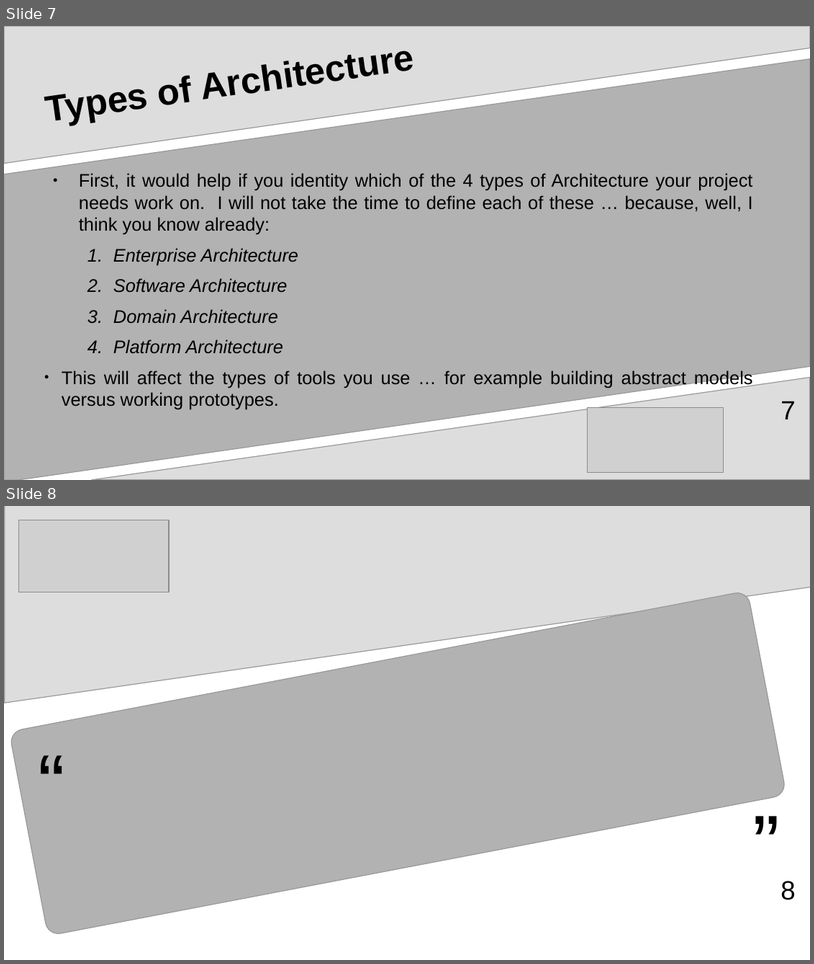
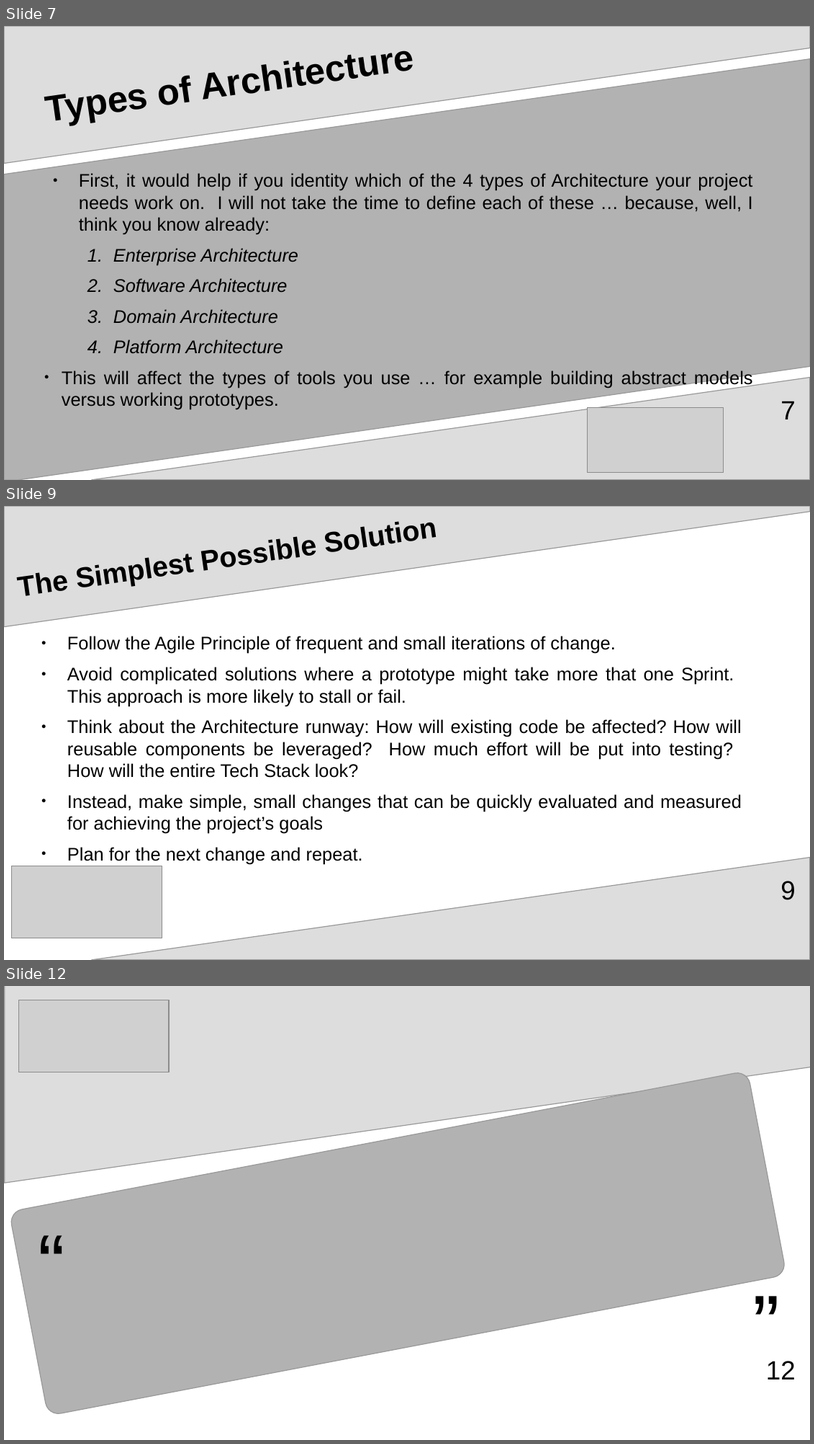
Before and after one commit to aventinesolutions/awsvsgcp-channel, a slide deck: ep001-ArchitectureDecisions/ep001-ArchitectureDecisions.odp. Shown one above the other, each under a label of ours: slides 7 and 8 before the commit, slides 7, 9 and 12 after it; the slides between them are not shown. The pictures are 814x964 and 814x1444 pixels, drawn with LibreOffice and Linux fonts; fonts in the diff are those of the drawing; grey boxes stand for pictures. Boxes give left, top, right and bottom in pixels: in the first picture for what was removed or moved away, otherwise in the second. Text is boxed around its words. In the diff, an @@ line names an element or a change of style, - is before the commit and + after.

```diff
--- a/ep001-ArchitectureDecisions/ep001-ArchitectureDecisions.odp
+++ b/ep001-ArchitectureDecisions/ep001-ArchitectureDecisions.odp
@@ slide 9 added at bbox=[4, 506, 810, 960], background #FFFFFF; not listed: 1 template element that a slide beside it also shows @@
@@ freeform shape added at bbox=[4, 506, 810, 627], fill #DDDDDD, outline #999999 0.85 pt @@
@@ text added at bbox=[67, 636, 742, 864], 18 pt, text #000000 @@
+● Follow the Agile Principle of frequent and small iterations of change.
+● Avoid complicated solutions where a prototype might take more that one Sprint. This approach is more likely to stall or fail.
+● Think about the Architecture runway: How will existing code be affected? How will reusable components be leveraged? How much effort will be put into testing? How will the entire Tech Stack look?
+● Instead, make simple, small changes that can be quickly evaluated and measured for achieving the project’s goals
+● Plan for the next change and repeat.
@@ title added at bbox=[125, 636, 150, 650], 28 pt, text #000000, bold @@
+The Simplest Possible Solution
@@ picture added at bbox=[11, 866, 162, 938] @@
@@ page number added at bbox=[781, 880, 795, 900], 26 pt, text #000000 @@
+9
@@ what was slide 8 is now slide 12 @@
@@ page number at bbox=[766, 1360, 796, 1379]: text changed @@
-8
+12
```
Also in this commit, not shown: 1 slide changed, 3 other slides added, 1 other file.
